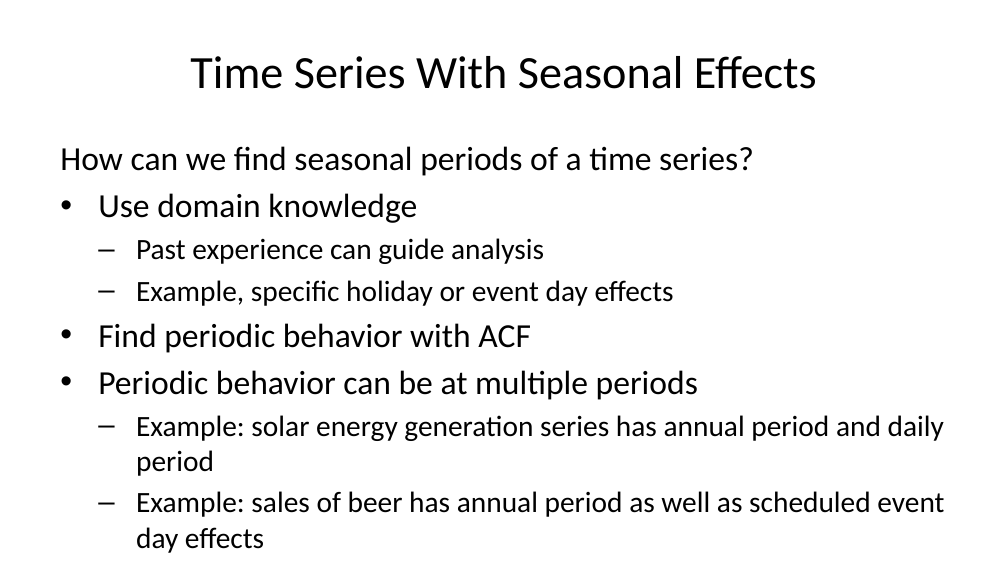
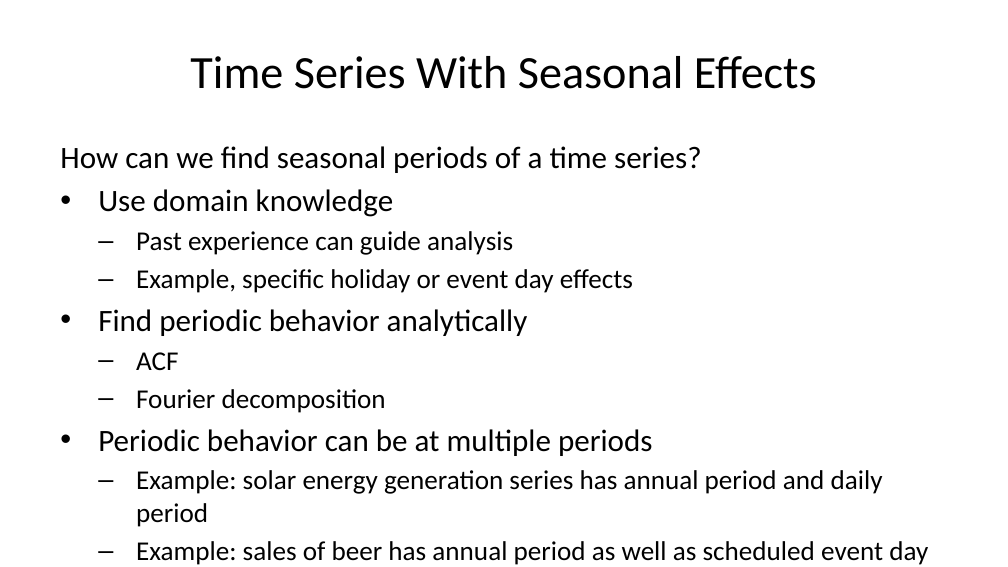
Before and after one commit to StephenElston/CSCI-E-83, a slide deck: slide 42 of LectureSlides/11_PropertiesOfTimeSeries.pptx. Drawn at 1008x567 pixels with LibreOffice and Linux fonts; fonts in the diff are those of the drawing. Boxes give left, top, right and bottom in pixels: in the first picture for what was removed or moved away, otherwise in the second. Text is boxed around its words. In the diff, an @@ line names an element or a change of style, - is before the commit and + after.

```diff
--- a/LectureSlides/11_PropertiesOfTimeSeries.pptx
+++ b/LectureSlides/11_PropertiesOfTimeSeries.pptx
@@ text at [60, 146, 928, 565]: size 24 to 22.2 pt in "How can we find seasonal periods of ...", "Use domain knowledge", "Periodic behavior can be at multiple periods"; size 21 to 19.4 pt in "Past experience can guide analysis", "Example, specific holiday or event day effects", "Example: solar energy generation series has annual ...", "Example: sales of beer has annual period ..." @@
@@ text at [98, 309, 528, 413]: text changed; size 24 to 22.2 pt @@
-• Find periodic behavior with ACF
+• Find periodic behavior analytically
+  – ACF
+  – Fourier decomposition
```
